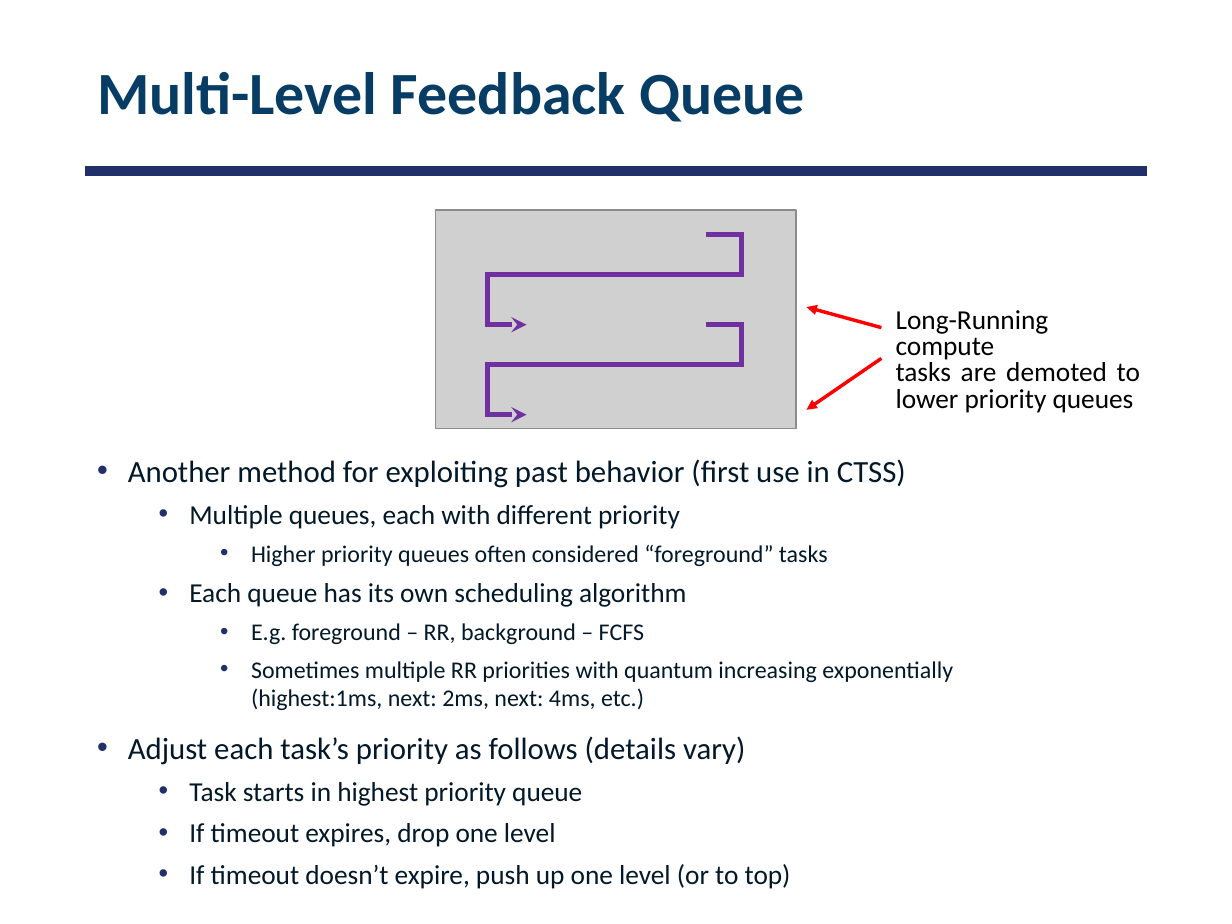
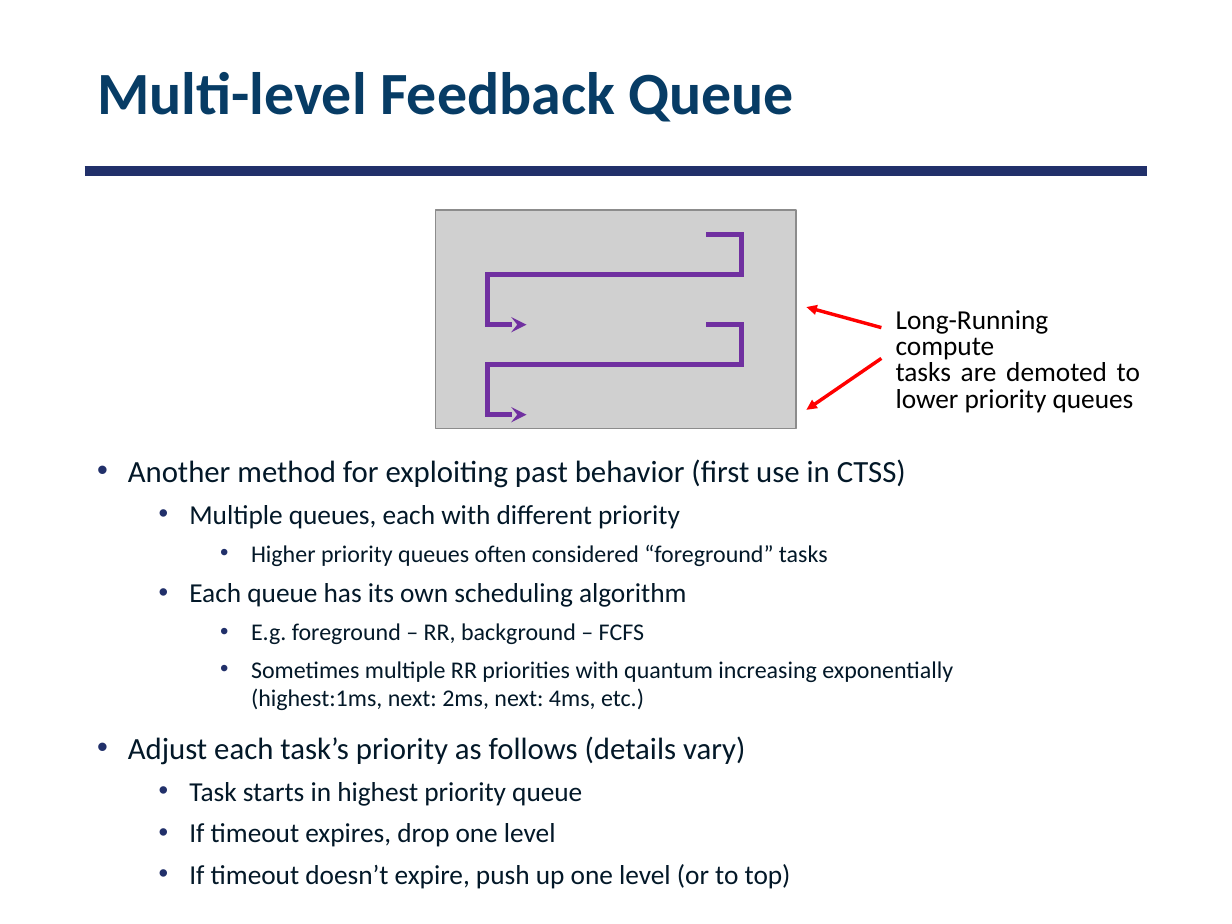
Before and after one commit to smajidzahedi/ECE350, a slide deck: slide 40 of 04-uniprocessor.pptx. Drawn at 1232x924 pixels with LibreOffice and Linux fonts; fonts in the diff are those of the drawing; grey boxes stand for pictures. Boxes give left, top, right and bottom in pixels: in the first picture for what was removed or moved away, otherwise in the second. Text is boxed around its words. In the diff, an @@ line names an element or a change of style, - is before the commit and + after.

```diff
--- a/04-uniprocessor.pptx
+++ b/04-uniprocessor.pptx
@@ title at <box>97,72,794,122</box>: text changed @@
-Multi-Level Feedback Queue
+Multi-level Feedback Queue
```
Also in this commit, not shown: 4 other slides changed, 1 other file.
